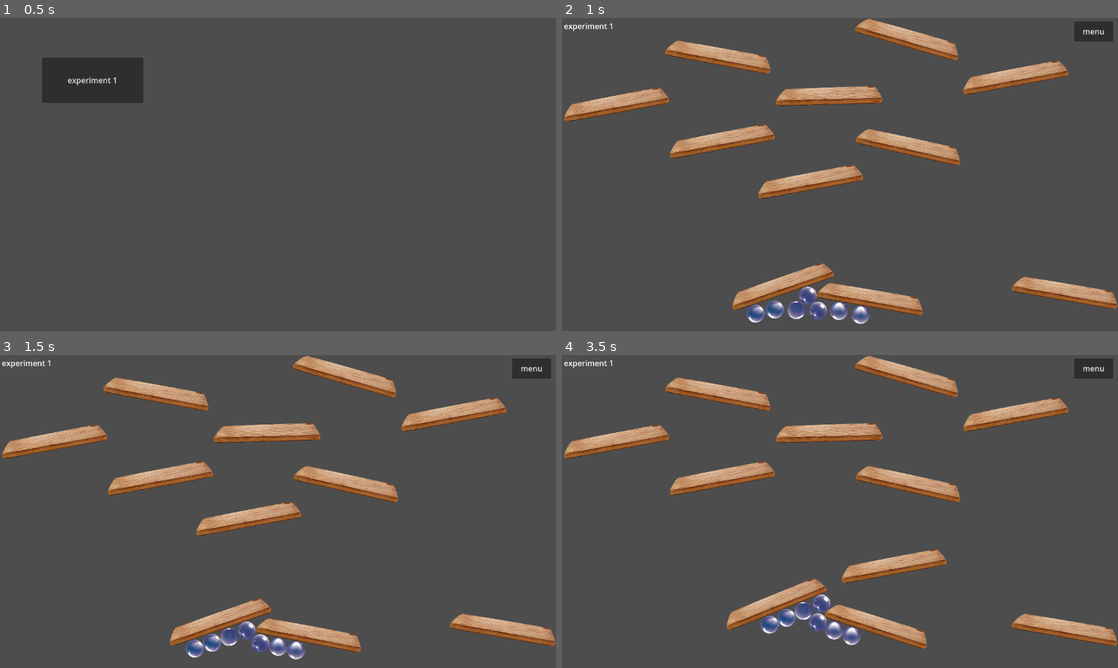
Above: before the commit, frames 1-4 (two rows, left to right).
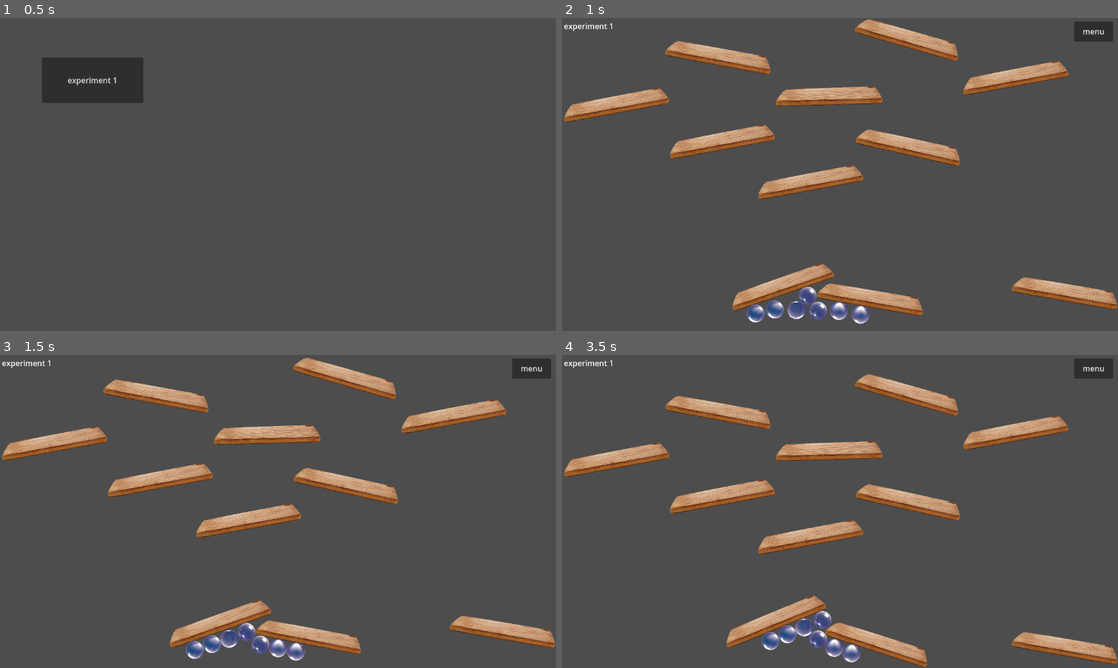
Above: after the commit, the same moments.

Repository: outrightmental/ggj25-bubble-up
Game: Godot game, scene res://scenes/main.tscn
The game is run twice, just before and just after one commit, with the same random seed, the same clock (stepped at 60 frames per second) and the same inputs.
Inputs (mouse positions are in pixels of both pictures, inside the frame that each line leads up to):
- Up to frame 1 (0.5 s): no input
- Up to frame 2 (1 s): click "experiment 1" at 0.5 s
- Up to frame 3 (1.5 s): move the mouse to (400, 495) at 1.27 s; click (400, 495) at 1.42 s
- Up to frame 4 (3.5 s): drag from (728, 527) to (812, 574) at 2.02 s; move the mouse to (895, 442) at 2.77 s; click (895, 442) at 2.92 s

Frame 1 is identical in both runs. In frame 2, 2.6% of the frame differs, in the area x 0-100%, y 0-98%; in frame 3, 7.1%; in frame 4, 23%, in the area x 0-100%, y 0-100%.

Commit message:
Fix board kinematics
Re: #7

Diff:
--- a/project/scenes/experiment_1/board/board.tscn
+++ b/project/scenes/experiment_1/board/board.tscn
@@ -5,14 +5,14 @@
 
 [node name="RigidBody2D" type="RigidBody2D"]
 mass = 100.0
-gravity_scale = 0.0
+gravity_scale = 0.01
+freeze_mode = 1
 script = ExtResource("1_hdwxx")
 
 [node name="CollisionPolygon2D" type="CollisionPolygon2D" parent="."]
 position = Vector2(-0.724915, 1.62982)
 rotation = -0.00070262
-scale = Vector2(0.4, 0.4)
-polygon = PackedVector2Array(8, -48, 224, -48, 239, -44, 257.654, -15.9165, 275.129, 19.0958, 275.117, 36.5958, 260.112, 44.0853, -2, 46, -264.89, 46.2164, -277.381, 33.7076, -274.869, 16.2094, -254.85, -11.2766, -230, -40, -220, -44)
+polygon = PackedVector2Array(95.738, -18.5626, 110.72, 7.44798, 110.715, 13.448, 106.713, 17.4452, -104.287, 17.2969, -111.284, 13.292, -110.279, 5.2927, -89.2627, -17.6925)
 
 [node name="Sprite" type="Sprite2D" parent="."]
 position = Vector2(-0.724792, 1.62988)
